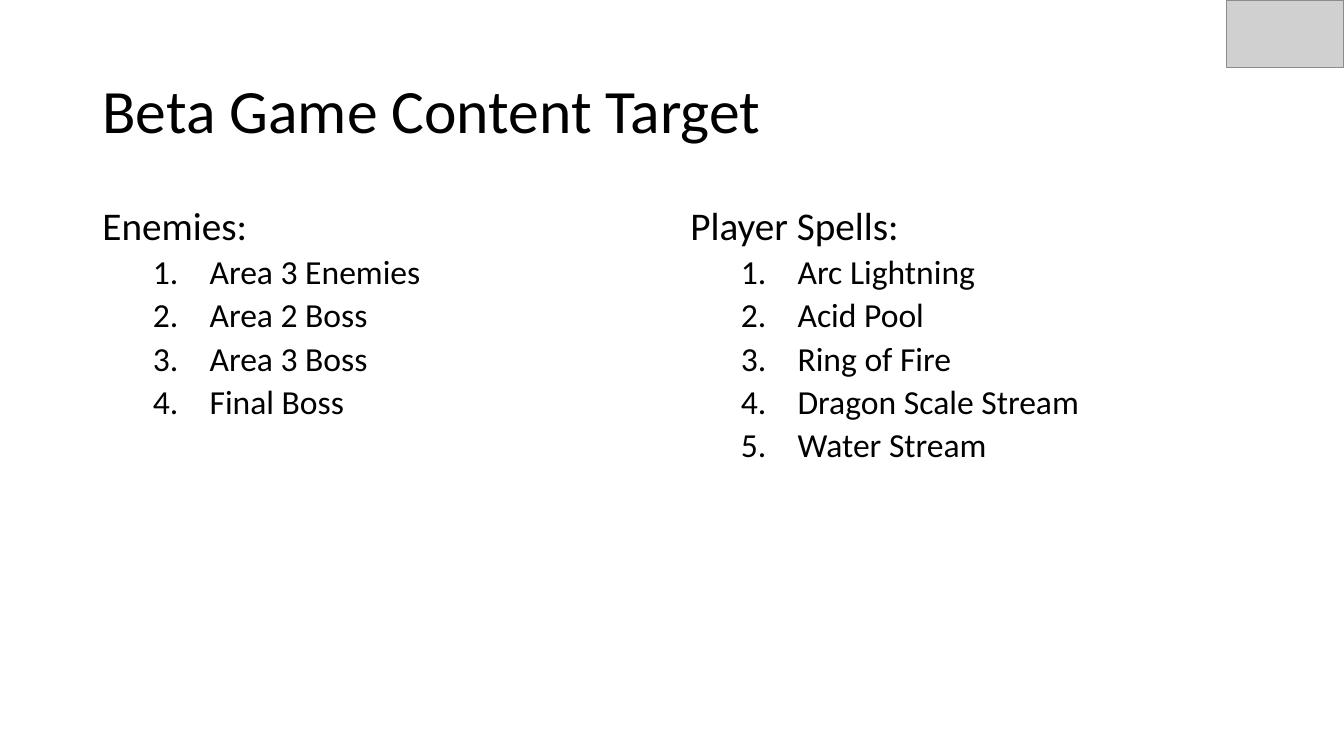
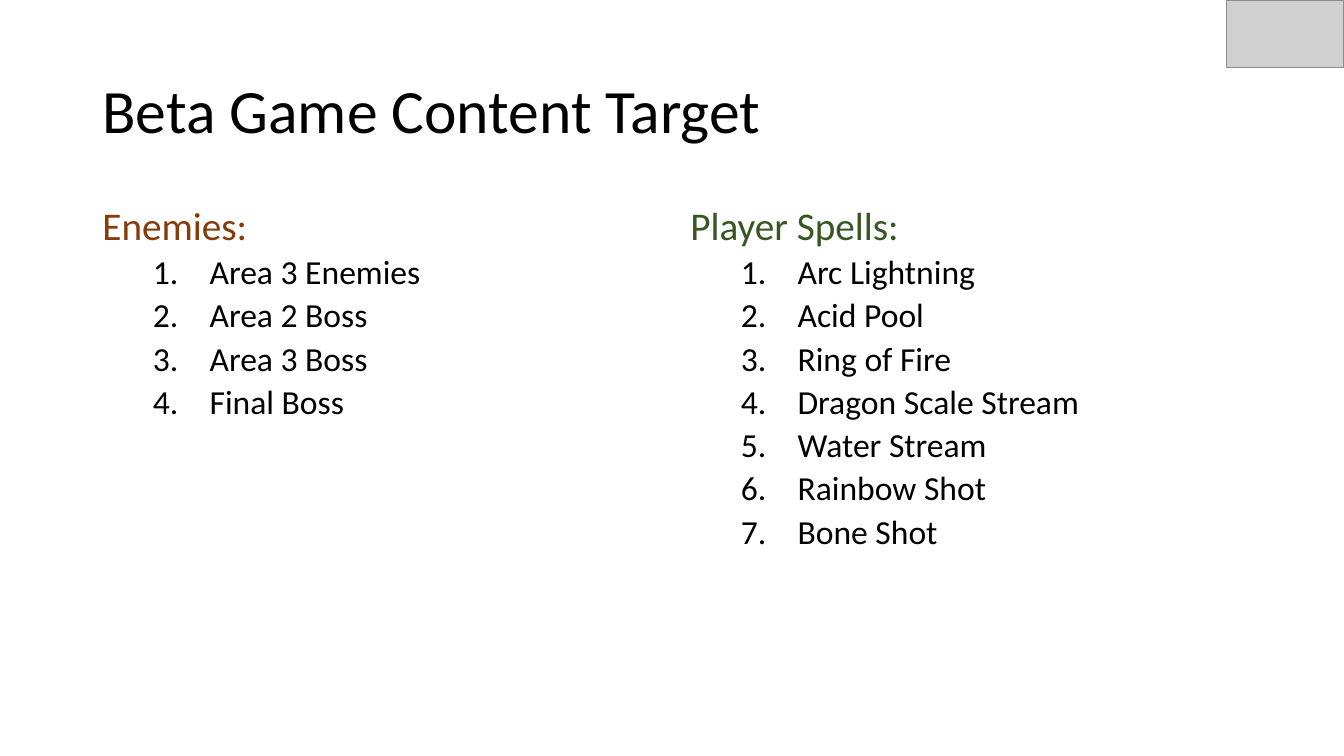
Before and after one commit to EliAnonymouse17/GDAfinal, a slide deck: slide 10 of Documentation/PresentationAlpha.pptx. Drawn at 1344x756 pixels with LibreOffice and Linux fonts; fonts in the diff are those of the drawing; grey boxes stand for pictures. Boxes give left, top, right and bottom in pixels: in the first picture for what was removed or moved away, otherwise in the second. Text is boxed around its words. In the diff, an @@ line names an element or a change of style, - is before the commit and + after.

```diff
--- a/Documentation/PresentationAlpha.pptx
+++ b/Documentation/PresentationAlpha.pptx
@@ text at (x1=102, y1=213, x2=247, y2=241): text colour #000000 to #843C0B in "Enemies:" @@
@@ text at (x1=690, y1=212, x2=899, y2=247): text colour #000000 to #385723 in "Player Spells:" @@
@@ text at (x1=798, y1=476, x2=986, y2=545): paragraphs added @@
+  6. Rainbow Shot
+  7. Bone Shot
```
Also in this commit, not shown: 9 other slides changed.
